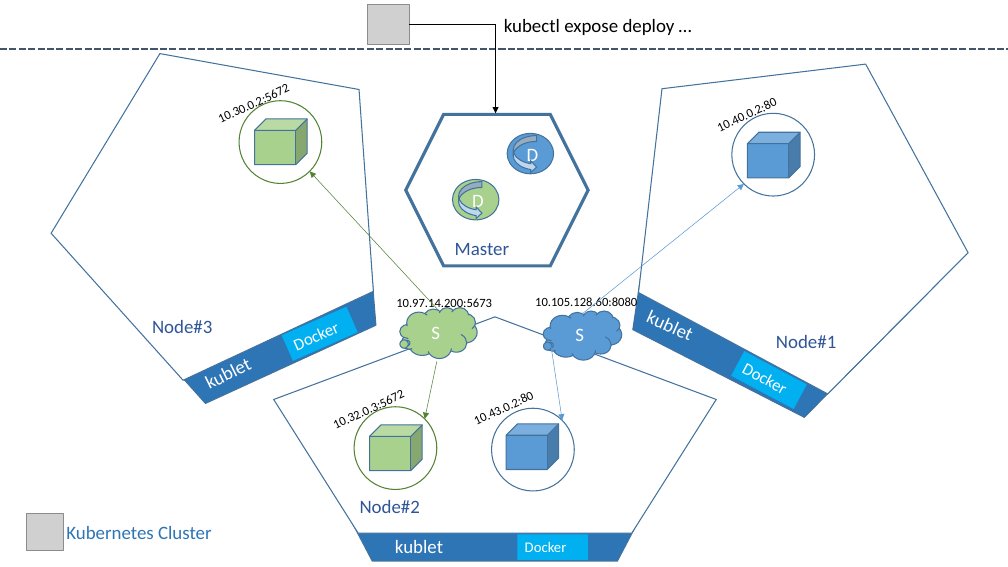
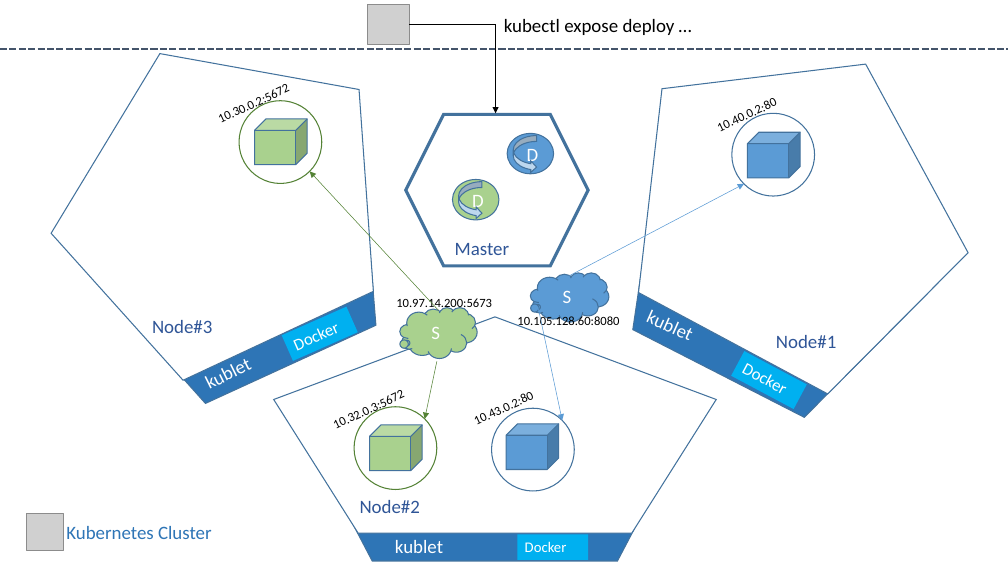
Before and after one commit to eylonmalin/k8s-training, a slide deck: slide 40 of day-1/Using Kubernetes Day 1.pptx. Drawn at 1008x567 pixels with LibreOffice and Linux fonts; fonts in the diff are those of the drawing; grey boxes stand for pictures. Boxes give left, top, right and bottom in pixels: in the first picture for what was removed or moved away, otherwise in the second. Text is boxed around its words. In the diff, an @@ line names an element or a change of style, - is before the commit and + after.

Commit message:
update ppt day1+day2

```diff
--- a/day-1/Using Kubernetes Day 1.pptx
+++ b/day-1/Using Kubernetes Day 1.pptx
@@ arrow moved from (582, 314) - (744, 184) to (569, 276) - (744, 184) @@
@@ thought cloud "S": place and size @@
-thought cloud "S" at <box>544,311,622,360</box>
+thought cloud "S" at <box>531,273,609,322</box>
@@ text "10.105.128.60:8080": place and size @@
-text "10.105.128.60:8080" at <box>535,296,637,310</box>
+text "10.105.128.60:8080" at <box>517,314,619,328</box>
@@ arrow moved from (551, 346) - (563, 420) to (538, 307) - (563, 420) @@
```
Also in this commit, not shown: 1 other file.
